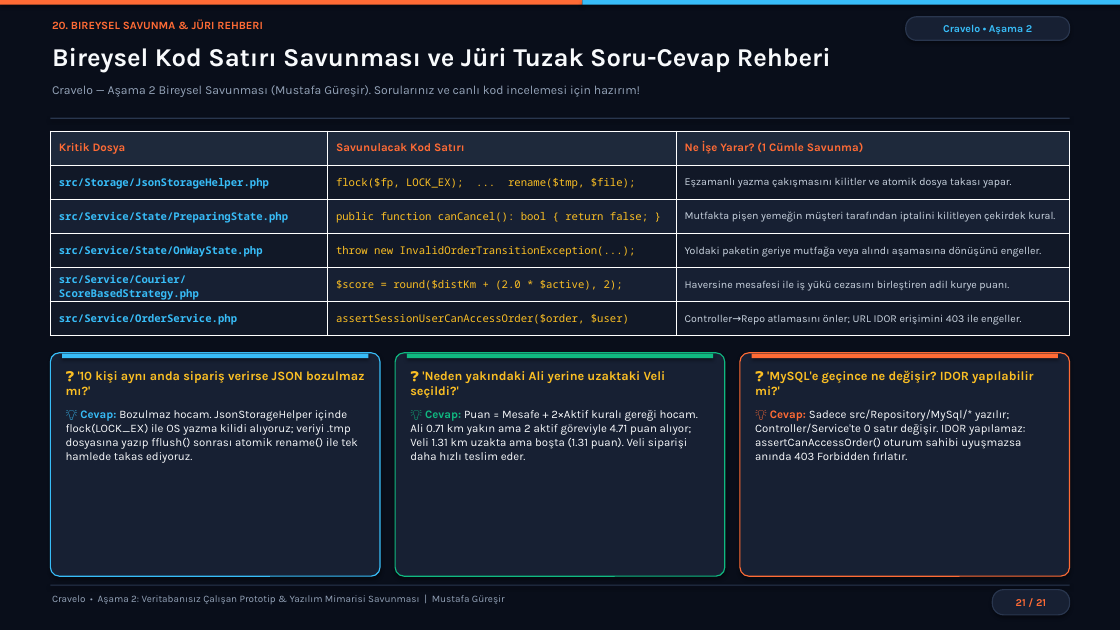
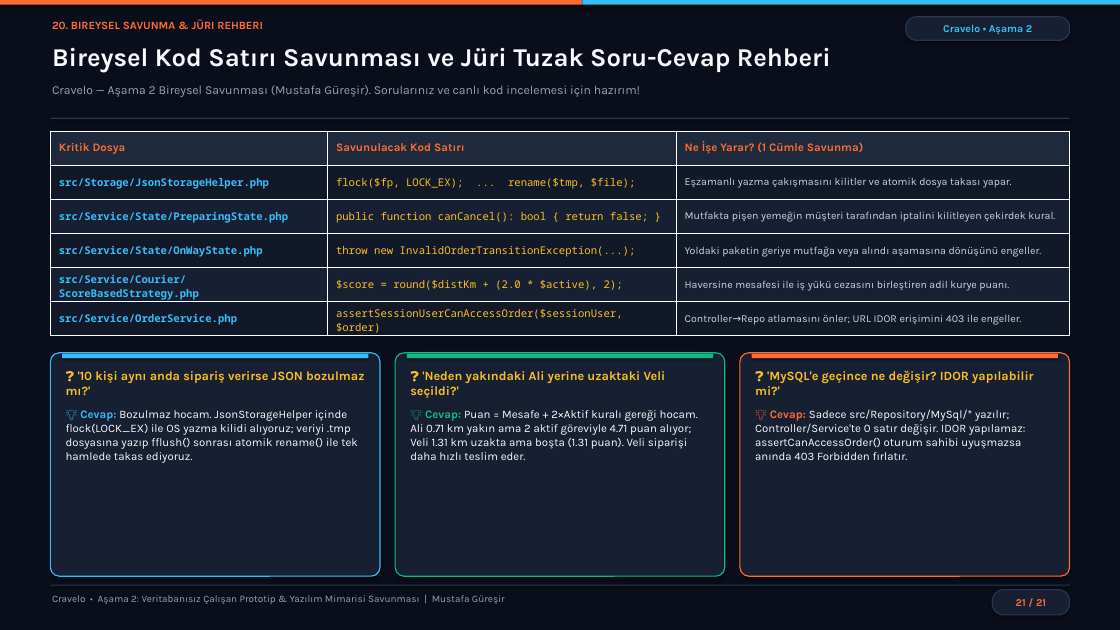
Before and after one commit to mustafaguresir/Cravelo, a slide deck: slide 21 of Cravelo_Asama2_Sunum.pptx. Drawn at 1120x630 pixels with LibreOffice and Linux fonts; fonts in the diff are those of the drawing. Boxes give left, top, right and bottom in pixels: in the first picture for what was removed or moved away, otherwise in the second. Text is boxed around its words. In the diff, an @@ line names an element or a change of style, - is before the commit and + after.

```diff
--- a/Cravelo_Asama2_Sunum.pptx
+++ b/Cravelo_Asama2_Sunum.pptx
@@ table at [50,131,1070,337] @@
-row 6, column 2: assertSessionUserCanAccessOrder($order, $user)
+row 6, column 2: assertSessionUserCanAccessOrder($sessionUser, $order)
```
Also in this commit, not shown: 6 other slides changed, 9 other files.
